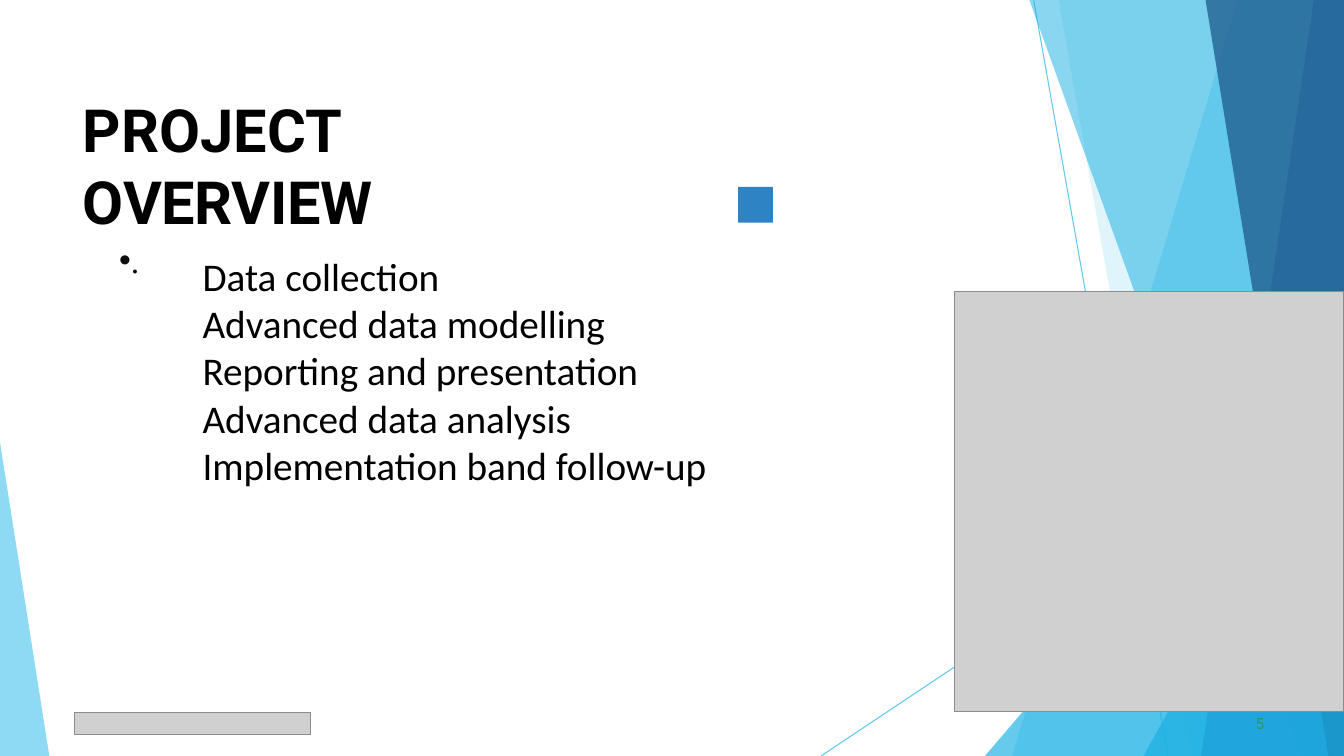
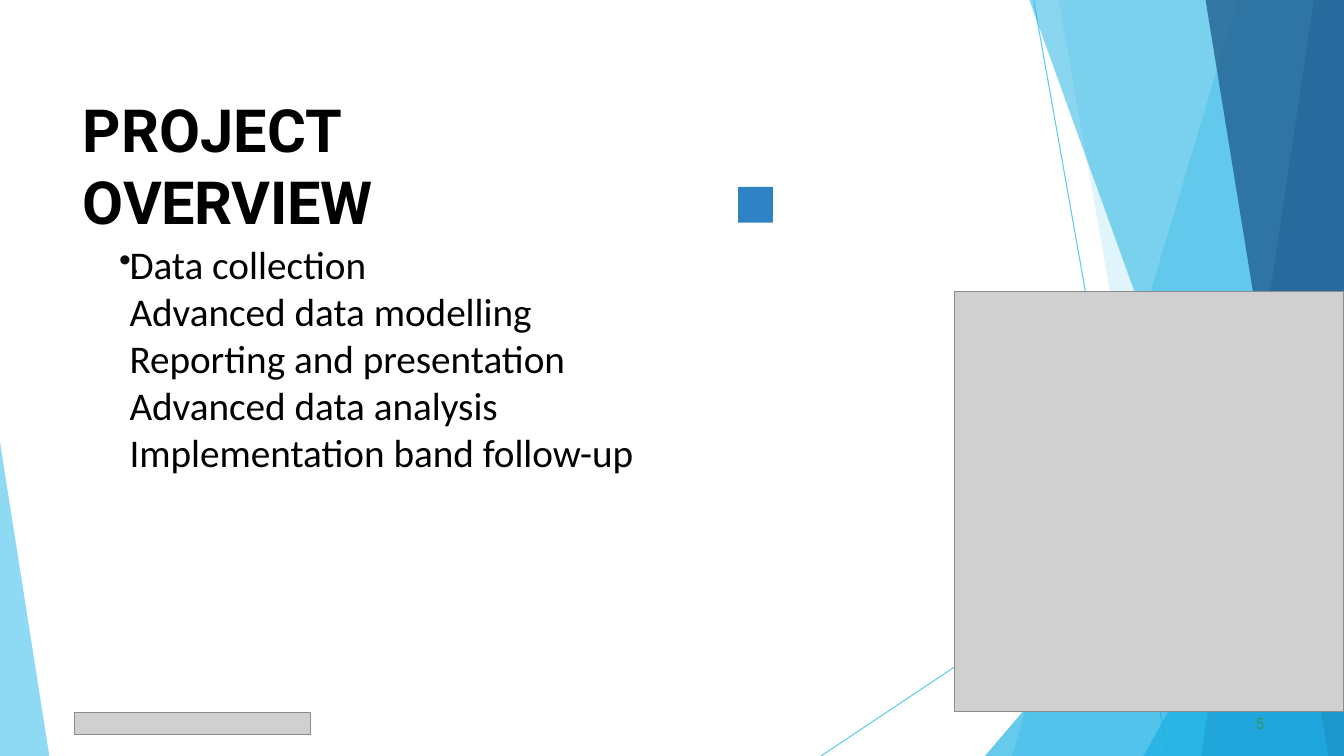
Before and after one commit to Shammmmmmmm/TNSDC-DATA-ANALYTICS, a slide deck: slide 5 of Employee_Data_Analysis_2.pptx. Drawn at 1344x756 pixels with LibreOffice and Linux fonts; fonts in the diff are those of the drawing; grey boxes stand for pictures. Boxes give left, top, right and bottom in pixels: in the first picture for what was removed or moved away, otherwise in the second. Text is boxed around its words. In the diff, an @@ line names an element or a change of style, - is before the commit and + after.

```diff
--- a/Employee_Data_Analysis_2.pptx
+++ b/Employee_Data_Analysis_2.pptx
@@ text "Data collection Advanced data modelling ...": place and size @@
-text "Data collection Advanced data modelling ..." at bbox=[203, 263, 706, 487]
+text "Data collection Advanced data modelling ..." at bbox=[130, 251, 633, 474]
```
Also in this commit, not shown: 10 other slides changed.
